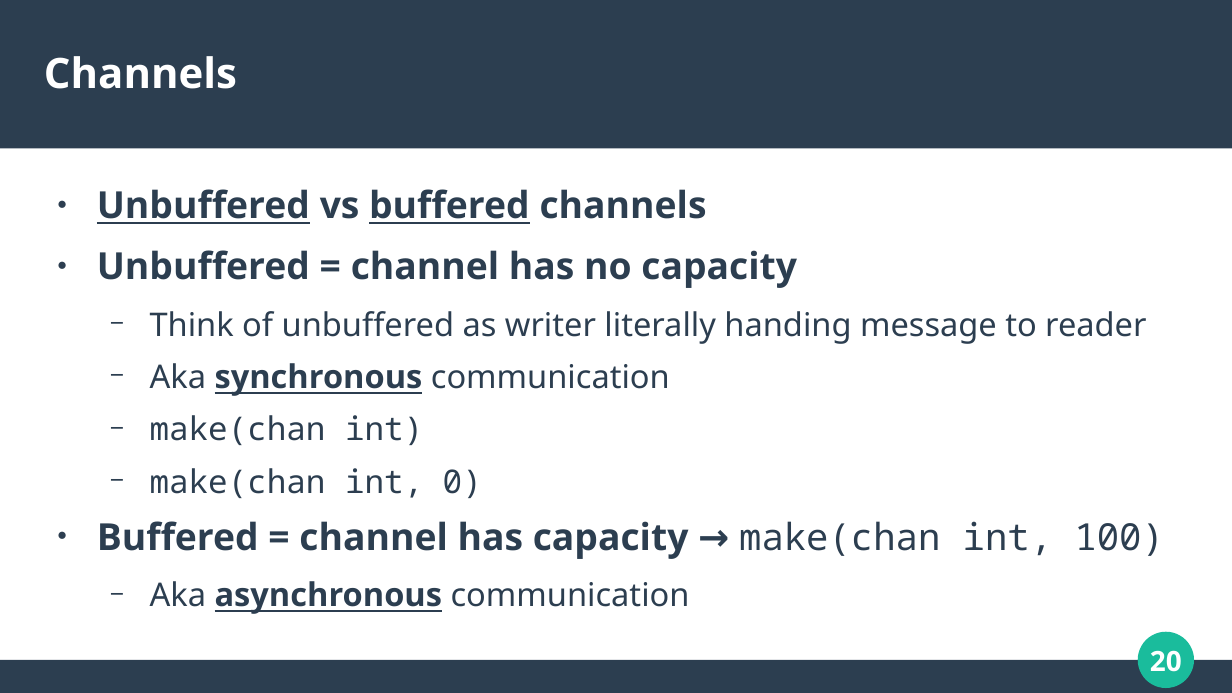
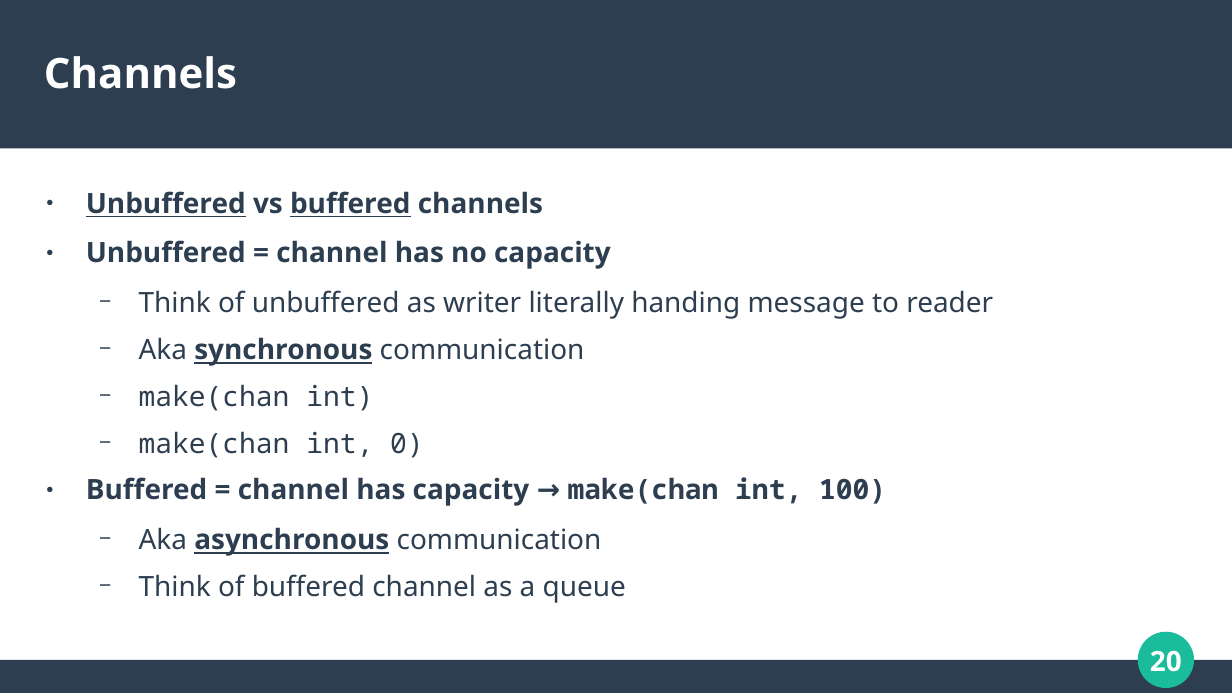
Before and after one commit to calvincramer/golang-training-3-completed, a slide deck: slide 20 of presentation-3.odp. Drawn at 1232x693 pixels with LibreOffice and Linux fonts; fonts in the diff are those of the drawing. Boxes give left, top, right and bottom in pixels: in the first picture for what was removed or moved away, otherwise in the second. Text is boxed around its words. In the diff, an @@ line names an element or a change of style, - is before the commit and + after.

```diff
--- a/presentation-3.odp
+++ b/presentation-3.odp
@@ text "Unbuffered vs buffered channels": place and size @@
-text "Unbuffered vs buffered channels" at box(97, 189, 1164, 614)
+text "Unbuffered vs buffered channels" at box(86, 191, 993, 603)
@@ text "Unbuffered vs buffered channels" at box(86, 191, 993, 603): vertical alignment top to middle @@
@@ text at box(86, 191, 993, 556): size 24 to 18 pt in "Unbuffered vs buffered channels", "Unbuffered = channel has no capacity", "Buffered = channel has capacity → make(chan ..."; size 21 to 18 pt in "Think of unbuffered as writer literally handing ...", "Aka synchronous communication", "make(chan int)", "make(chan int, 0)" and 1 more places; bold on in "make(chan int, 100)" @@
@@ text at box(139, 574, 626, 603): paragraph added @@
+  − Think of buffered channel as a queue
```
Also in this commit, not shown: 3 other slides changed, 1 other file.
